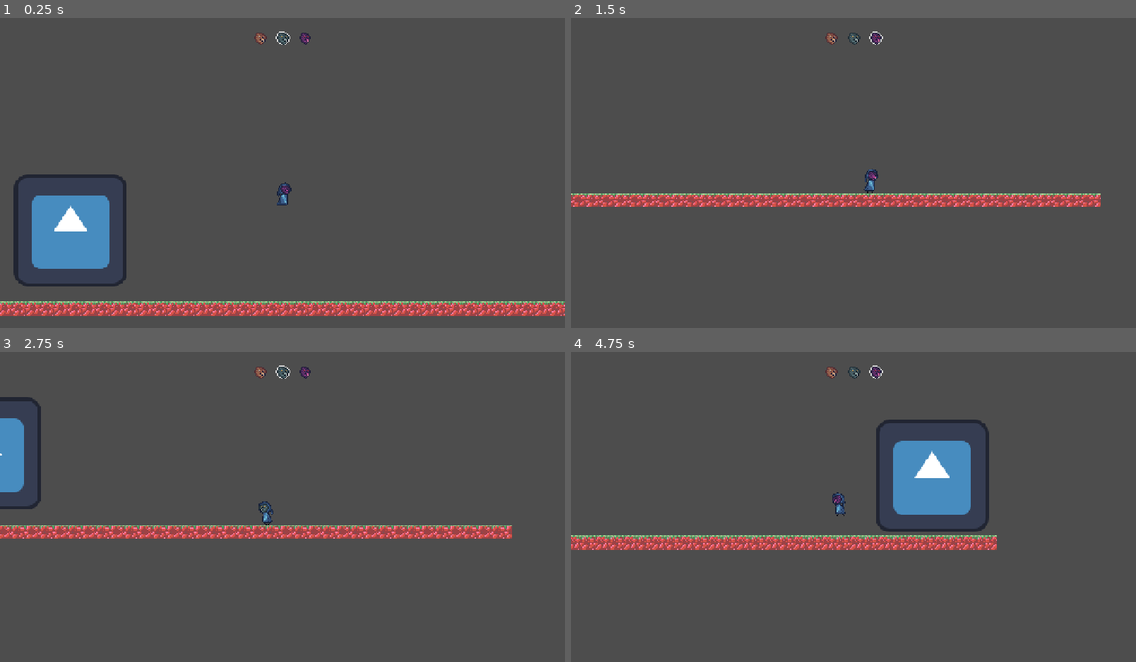
Above: before the commit, frames 1-4 (two rows, left to right).
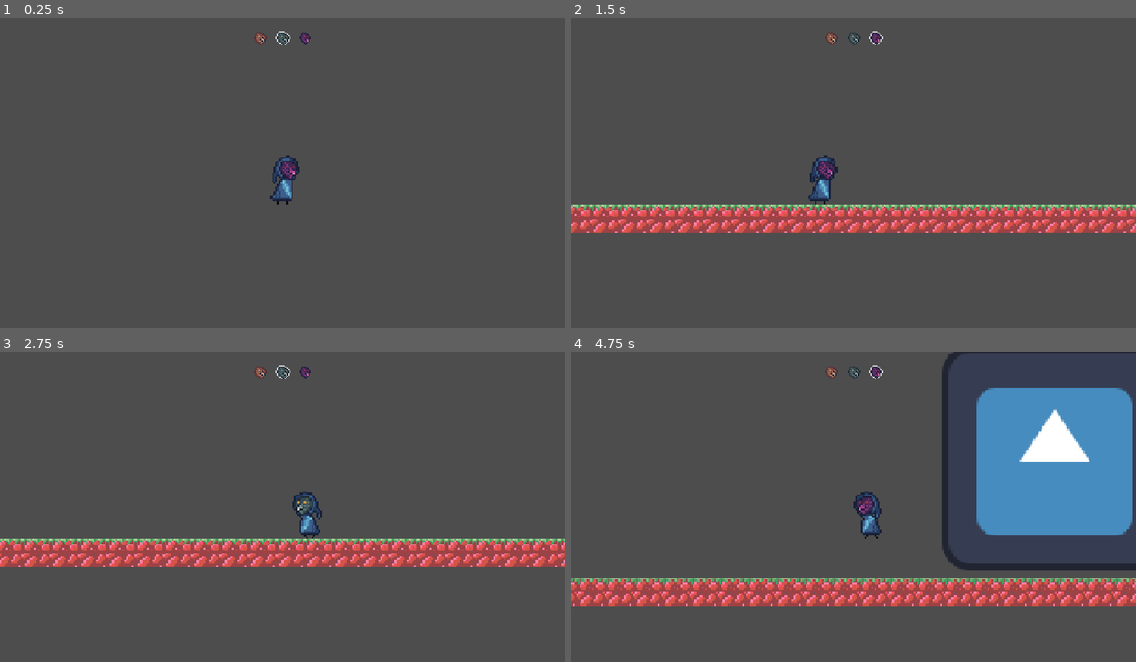
Above: after the commit, the same moments.

Repository: Viikuu/MaskGame
Game: Godot game, scene res://scenes/main.tscn
Two runs of this game, one before a commit and one after it. Both use one fixed random seed, a clock stepped at 60 frames per second and the inputs below. The engine's default icon, where the game draws it, is replaced by a stand-in: a white triangle on a blue panel in a dark square.
Inputs:
- Up to frame 1 (0.25 s): no input
- Up to frame 2 (1.5 s): tap Enter (interact) at 0.5, 0.6 s; hold Right (move_right) from 0.53 s (still down); tap Space (jump) at 0.77 s; tap M (mask_future) at 1.35 s
- Up to frame 3 (2.75 s): tap Space (jump) at 1.52 s; release Right (move_right) at 2.03 s; hold Left (move_left) from 2.03 s (still down); tap N (mask_now) at 2.1 s
- Up to frame 4 (4.75 s): release Left (move_left) at 2.78 s; hold Right (move_right) 2.78-4.28 s; tap B (mask_past) at 2.85 s; tap Space (jump) at 3.02, 3.77, 4.52 s; tap Enter (interact) at 3.6 s; hold Left (move_left) from 4.28 s (still down); tap M (mask_future) at 4.35 s

The runs differ from the first frame. In frame 1, 9.4% of the frame differs, in the area x 0-100%, y 44-97%; in frame 2, 13%; in frame 3, 15%; in frame 4, 31%, in the area x 0-100%, y 0-83%.

Commit message:
camera rig

Diff:
--- /dev/null
+++ b/scenes/camera_rig.tscn
@@ -0,0 +1,9 @@
+[gd_scene load_steps=2 format=3 uid="uid://d1isr44cun43a"]
+
+[ext_resource type="Script" uid="uid://cnvubumbvi1kf" path="res://scripts/camera_rig.gd" id="1_txy7i"]
+
+[node name="CameraRig" type="Node2D"]
+script = ExtResource("1_txy7i")
+
+[node name="Camera2D" type="Camera2D" parent="."]
+zoom = Vector2(4, 4)
--- a/scenes/lever_base.tscn
+++ b/scenes/lever_base.tscn
@@ -59,6 +59,7 @@
 shape = SubResource("RectangleShape2D_wy8tx")
 
 [node name="LeverHandle" type="Sprite2D" parent="."]
+visible = false
 material = SubResource("ShaderMaterial_reeyv")
 position = Vector2(0, 7)
 rotation = -1.0471976
--- a/scenes/main.tscn
+++ b/scenes/main.tscn
@@ -64,7 +64,6 @@
 [node name="Main" type="Node"]
 
 [node name="Killzone" parent="." instance=ExtResource("1_h2yge")]
-collision_mask = 2
 
 [node name="CollisionShape2D" type="CollisionShape2D" parent="Killzone"]
 position = Vector2(352, 419)
@@ -72,10 +71,6 @@
 
 [node name="Player" parent="." instance=ExtResource("1_ig7tw")]
 position = Vector2(491, 310)
-
-[node name="Camera2D" type="Camera2D" parent="Player"]
-zoom = Vector2(2, 2)
-position_smoothing_enabled = true
 
 [node name="WorldLimiterLower" type="StaticBody2D" parent="."]
 position = Vector2(492, 472)
--- a/scenes/player.tscn
+++ b/scenes/player.tscn
@@ -7,13 +7,14 @@
 [ext_resource type="Texture2D" uid="uid://cyso1s4jaciq6" path="res://art_me/Character/Dżoszuła_Fall_Przyszłość.png" id="4_oprun"]
 [ext_resource type="Texture2D" uid="uid://b6obm4g4j6ylu" path="res://art_me/Character/Dżoszuła_Jump_Teraz.png" id="4_smehm"]
 [ext_resource type="Texture2D" uid="uid://dj045qu6vrsvd" path="res://art_me/Character/Dżoszuła_Idle_Przeszłość.png" id="5_a8ls1"]
-[ext_resource type="PackedScene" path="res://scenes/mask_effect_bubble.tscn" id="5_qlg0r"]
+[ext_resource type="PackedScene" uid="uid://b8os61ysb2ysd" path="res://scenes/mask_effect_bubble.tscn" id="5_qlg0r"]
 [ext_resource type="Texture2D" uid="uid://cxl3hhsrcpw5v" path="res://art_me/Character/Dżoszuła_Walk_Teraz.png" id="5_ur7pv"]
 [ext_resource type="Texture2D" uid="uid://c5j16ddi3byx8" path="res://art_me/Character/Dżoszuła_Idle_Przyszłość.png" id="7_qfm1y"]
 [ext_resource type="Texture2D" uid="uid://bbjsijyr7ok8e" path="res://art_me/Character/Dżoszuła_Jump_Przeszłość.png" id="8_fulsm"]
 [ext_resource type="Texture2D" uid="uid://divduvioglie2" path="res://art_me/Character/Dżoszuła_Jump_Przyszłość.png" id="10_4r5pv"]
 [ext_resource type="Texture2D" uid="uid://bhadatp2c2l17" path="res://art_me/Character/Dżoszuła_Walk_Przeszłość.png" id="11_60mlk"]
 [ext_resource type="Texture2D" uid="uid://c3r61vrl0ppx6" path="res://art_me/Character/Dżoszuła_Walk_Przyszłość.png" id="13_i4ail"]
+[ext_resource type="PackedScene" uid="uid://d1isr44cun43a" path="res://scenes/camera_rig.tscn" id="15_oprun"]
 
 [sub_resource type="AtlasTexture" id="AtlasTexture_a38lo"]
 atlas = ExtResource("11_60mlk")
@@ -195,6 +196,33 @@
 [sub_resource type="CapsuleShape2D" id="CapsuleShape2D_qlg0r"]
 radius = 43.0
 height = 88.0
+
+[sub_resource type="Animation" id="Animation_oprun"]
+length = 0.001
+tracks/0/type = "value"
+tracks/0/imported = false
+tracks/0/enabled = true
+tracks/0/path = NodePath("Future:position")
+tracks/0/interp = 1
+tracks/0/loop_wrap = true
+tracks/0/keys = {
+"times": PackedFloat32Array(0),
+"transitions": PackedFloat32Array(1),
+"update": 0,
+"values": [Vector2(0, 0)]
+}
+tracks/1/type = "value"
+tracks/1/imported = false
+tracks/1/enabled = true
+tracks/1/path = NodePath("Future:rotation")
+tracks/1/interp = 1
+tracks/1/loop_wrap = true
+tracks/1/keys = {
+"times": PackedFloat32Array(0),
+"transitions": PackedFloat32Array(1),
+"update": 0,
+"values": [0.0]
+}
 
 [sub_resource type="Animation" id="Animation_f1ej7"]
 resource_name = "death"
@@ -223,33 +251,6 @@
 "values": [0.0, 1.1913568]
 }
 
-[sub_resource type="Animation" id="Animation_oprun"]
-length = 0.001
-tracks/0/type = "value"
-tracks/0/imported = false
-tracks/0/enabled = true
-tracks/0/path = NodePath("Future:position")
-tracks/0/interp = 1
-tracks/0/loop_wrap = true
-tracks/0/keys = {
-"times": PackedFloat32Array(0),
-"transitions": PackedFloat32Array(1),
-"update": 0,
-"values": [Vector2(0, 0)]
-}
-tracks/1/type = "value"
-tracks/1/imported = false
-tracks/1/enabled = true
-tracks/1/path = NodePath("Future:rotation")
-tracks/1/interp = 1
-tracks/1/loop_wrap = true
-tracks/1/keys = {
-"times": PackedFloat32Array(0),
-"transitions": PackedFloat32Array(1),
-"update": 0,
-"values": [0.0]
-}
-
 [sub_resource type="AnimationLibrary" id="AnimationLibrary_a8ls1"]
 _data = {
 &"RESET": SubResource("Animation_oprun"),
@@ -299,6 +300,8 @@
 process_mode = 3
 wait_time = 0.5
 
+[node name="CameraRig" parent="." instance=ExtResource("15_oprun")]
+
 [connection signal="area_entered" from="InteractionZone" to="." method="_on_interaction_zone_area_entered"]
 [connection signal="area_exited" from="InteractionZone" to="." method="_on_interaction_zone_area_exited"]
 [connection signal="body_entered" from="InteractionZone" to="." method="_on_interaction_zone_body_entered"]
--- /dev/null
+++ b/scripts/camera_rig.gd
@@ -0,0 +1,17 @@
+extends Node2D
+
+@export var look_ahead_distance := 20.0
+@export var look_ahead_speed := 3.0
+
+@onready var player := get_parent()
+
+var current_offset := Vector2.ZERO
+
+func _physics_process(delta):
+	var target_offset := Vector2.ZERO
+
+	if abs(player.velocity.x) > 1.0:
+		target_offset.x = sign(player.velocity.x) * look_ahead_distance
+
+	current_offset = current_offset.lerp(target_offset, look_ahead_speed * delta)
+	global_position = player.global_position + current_offset
--- a/scripts/player.gd
+++ b/scripts/player.gd
@@ -12,9 +12,11 @@
 
 @export var SPEED = 100.0
 @export var JUMP_VELOCITY = -200.0
-@export var JUMP_DETECTION_THRESHOLD = 50
 @export var CLIMB_SPEED = 75
 const ITEM_SHIFT = 7
+
+const CAMERA_SHIFT_ACCELERATION = 1
+const CAMERA_MAX_SHIFT = 100
 
 var can_climb := false
 var is_climbing := false
--- a/test_scenes/gelo_test.tscn
+++ b/test_scenes/gelo_test.tscn
@@ -10,6 +10,7 @@
 [ext_resource type="PackedScene" uid="uid://dacxjmtgscwg" path="res://scenes/door.tscn" id="8_kb7ad"]
 [ext_resource type="PackedScene" uid="uid://br4tcgxdecluh" path="res://scenes/bridge_left.tscn" id="8_rchlh"]
 [ext_resource type="PackedScene" uid="uid://drtesvqp7c31e" path="res://scenes/checkpoint.tscn" id="10_rchlh"]
+[ext_resource type="PackedScene" path="res://scenes/ladder.tscn" id="11_5lhsb"]
 
 [sub_resource type="WorldBoundaryShape2D" id="WorldBoundaryShape2D_ig7tw"]
 distance = -3.0
@@ -69,10 +70,6 @@
 position = Vector2(574, 433)
 scale = Vector2(1.0299578, 1.0027562)
 
-[node name="Camera2D" type="Camera2D" parent="Player"]
-zoom = Vector2(4, 4)
-position_smoothing_enabled = true
-
 [node name="WorldLimiterLower" type="StaticBody2D" parent="."]
 position = Vector2(492, 472)
 
@@ -113,3 +110,6 @@
 
 [node name="CollisionShape2D" type="CollisionShape2D" parent="killzone"]
 shape = SubResource("CircleShape2D_rchlh")
+
+[node name="Ladder" parent="." instance=ExtResource("11_5lhsb")]
+position = Vector2(338, 454)
Not shown, added: export_presets.cfg
Not shown: 1 places in scenes/player.tscn that only renumber resources
Not shown, added: scripts/camera_rig.gd.uid
Not shown: 1 places in test_scenes/gelo_test.tscn that only renumber resources
Not shown, changed: .gitignore
